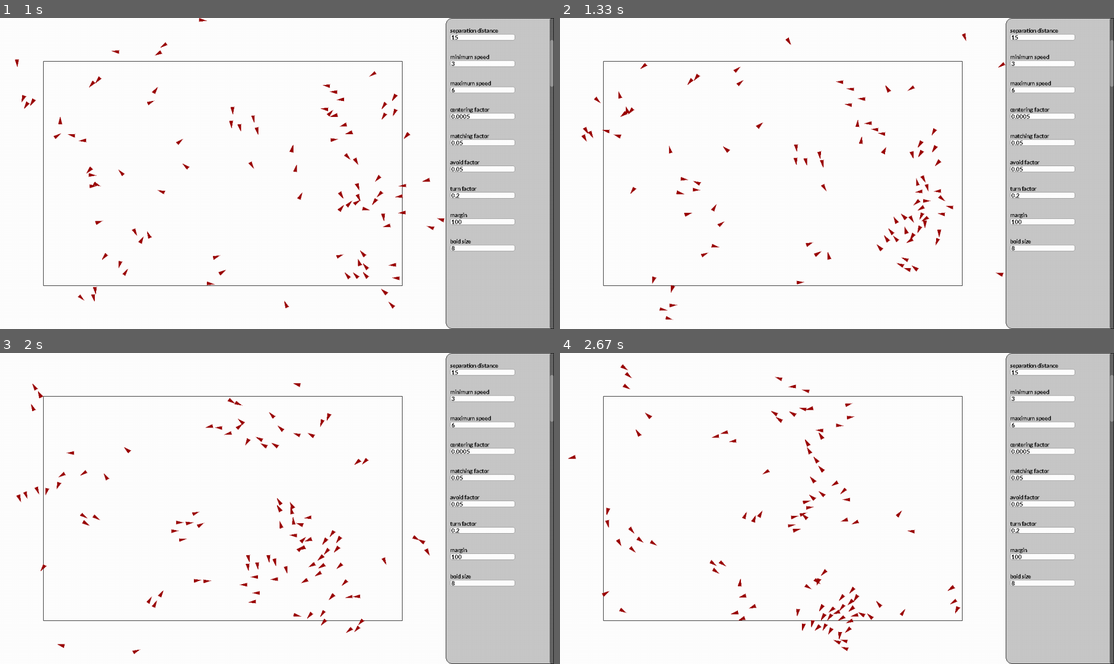
Above: before the commit, frames 1-4 (two rows, left to right).
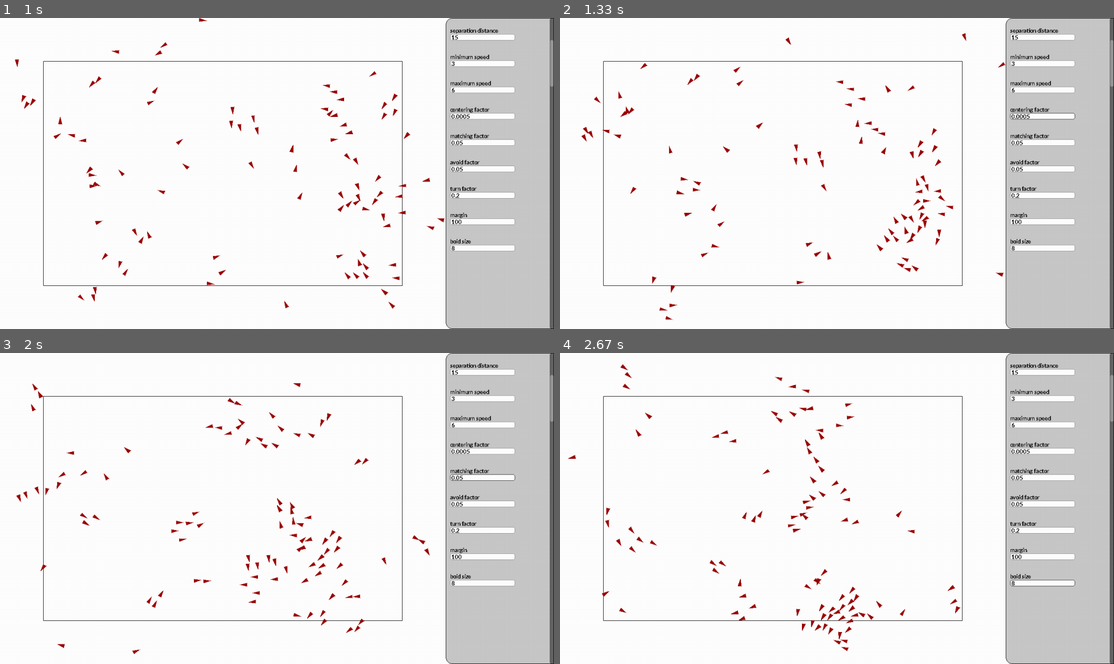
Above: after the commit, the same moments.

Repository: Peter-Vanderhyde/Boid-Simulation
Game: pygame game, started from main.py
The game is run twice, just before and just after one commit, with the same random seed, the same clock (stepped at 60 frames per second) and the same inputs.
Inputs (mouse positions are in pixels of both pictures, inside the frame that each line leads up to):
- Up to frame 1 (1 s): press the mouse at (481, 269) at 0.37 s; move the mouse to (443, 173) at 0.47 s; release the mouse at (398, 77) at 0.6 s; press the mouse at (553, 42) at 0.7 s; move the mouse to (321, 52) at 0.8 s; release the mouse at (94, 61) at 0.93 s
- Up to frame 2 (1.33 s): press the mouse at (1041, 114) at 1.03 s; move the mouse to (1030, 95) at 1.13 s; release the mouse at (1019, 73) at 1.27 s
- Up to frame 3 (2 s): press the mouse at (481, 371) at 1.37 s; move the mouse to (454, 380) at 1.47 s; release the mouse at (421, 390) at 1.6 s; press the mouse at (481, 477) at 1.7 s; move the mouse to (476, 524) at 1.8 s; release the mouse at (470, 570) at 1.93 s
- Up to frame 4 (2.67 s): press the mouse at (1041, 396) at 2.03 s; move the mouse to (969, 408) at 2.13 s; release the mouse at (897, 418) at 2.27 s; press the mouse at (1041, 583) at 2.37 s; move the mouse to (881, 517) at 2.47 s; release the mouse at (715, 449) at 2.6 s

Frame 1 is identical in both runs. In frame 2, less than 0.1% of the frame differs, in the area x 81-93%, y 30-33%; in frame 3, less than 0.1%; in frame 4, less than 0.1%.

Commit message:
Moved the event checking to the sidebar

Diff:
--- a/canvas.py
+++ b/canvas.py
@@ -21,8 +21,6 @@
 
         self.settings = settings
         self.show_circles = False
-        self.last_scroll_pos = None
-        self.selected_textbox = None
 
     def create_sidebar(self, width, margins=(0, 0)):
         self.sidebar = gui.Sidebar(self.screen, width, margins, self.settings)
@@ -34,10 +32,7 @@
         self.draw_background()
         self.draw_boids(boids)
         if self.sidebar:
-            mouse_pos = pygame.mouse.get_pos()
-            self.sidebar.draw(mouse_pos, self.last_scroll_pos)
-            if self.last_scroll_pos != None:
-                self.last_scroll_pos = mouse_pos
+            self.sidebar.draw()
 
     def draw_background(self):
         """Fills the screen with the background color and draws a square for the active area."""
@@ -85,26 +80,4 @@
                 elif event.key == pygame.K_RETURN:
                     self.show_circles = not self.show_circles # Show view circles around boids
 
-            elif event.type == pygame.MOUSEWHEEL:
-                if self.sidebar.rect.collidepoint(pygame.mouse.get_pos()):
-                    self.sidebar.scroll(event.y * 10)
-
-            elif event.type == pygame.MOUSEBUTTONDOWN:
-                mouse_pos = pygame.mouse.get_pos()
-                if self.sidebar.get_scrollbar_pos().collidepoint(mouse_pos):
-                    self.last_scroll_pos = mouse_pos
-                else:
-                    self.last_scroll_pos = None
-
-                self.selected_textbox = None
-                for prop in self.sidebar.properties:
-                    if prop.textbox.rect.collidepoint(mouse_pos):
-                        self.selected_textbox = prop
-                        prop.textbox.selected = True
-
-                for prop in self.sidebar.properties:
-                    if prop is not self.selected_textbox:
-                        prop.textbox.selected = False
-
-            elif event.type == pygame.MOUSEBUTTONUP:
-                self.last_scroll_pos = None
+            self.sidebar.check_event(event)
--- a/gui.py
+++ b/gui.py
@@ -3,17 +3,12 @@
 from vector import Vector
 
 
-class Gui:
-    def __init__(self, rect):
-        self.rect = rect
+def get_offset_rect(rect, offset_amount):
+    return pygame.Rect(rect.left + offset_amount[0], rect.top + offset_amount[1],
+                        rect.width, rect.height)
 
-    def get_offset_rect(self, offset_amount):
-        return pygame.Rect(self.rect.left + offset_amount[0], self.rect.top + offset_amount[1],
-                           self.rect.width, self.rect.height)
-
-class Text(Gui):
+class Text:
     def __init__(self, text, font_name, size, color, top_left):
-        super().__init__(rect=None)
         self.text = text
         self.font_name = font_name
         self.size = size
@@ -21,6 +16,7 @@
         self.font = pygame.font.SysFont(self.font_name, self.size, True)
         self.surf = None
         self.top_left = top_left
+        self.rect = None
         self.create_surf()
 
     def create_surf(self):
@@ -36,7 +32,7 @@
         if offset == (0, 0):
             screen.blit(self.surf, self.rect)
         else:
-            screen.blit(self.surf, self.get_offset_rect(offset))
+            screen.blit(self.surf, get_offset_rect(self.rect, offset))
 
     def set_text(self, text):
         self.text = text
@@ -44,22 +40,22 @@
             self.create_surf()
 
 
-class TextBox(Gui):
+class TextBox:
     def __init__(self, value, font_name, width, height, top_left):
-        super().__init__(rect=pygame.Rect(top_left.values(), (width, height)))
         self.value = value
         self.text = Text(str(value), font_name, height, (0, 0, 0), top_left)
         self.width = width
         self.height = height
         self.top_left = top_left
         self.selected = False
+        self.rect = pygame.Rect(top_left.values(), (width, height))
 
     def set_value(self, value):
         self.value = value
         self.text.set_text(str(value))
 
     def draw(self, screen, offset=(0, 0)):
-        rect = self.get_offset_rect(offset)
+        rect = get_offset_rect(self.rect, offset)
         pygame.draw.rect(screen, (255, 255, 255), rect, border_radius=5)
         if not self.selected:
             pygame.draw.rect(screen, (150, 150, 150), rect, 1, border_radius=5)
@@ -113,6 +109,8 @@
         self.bar_height = self.s_height
         self.scroll_speed = 1
         self.bar_rect = pygame.Rect(self.s_width - 10, 0, 10, self.bar_height)
+        self.last_scroll_pos = None
+        self.selected_textbox = None
 
     def calculate_scrollbar_props(self):
         full_height = self.rect.height
@@ -152,9 +150,11 @@
         pygame.draw.rect(self.screen, (100, 100, 100),
                          self.get_scrollbar_pos(), 1, border_radius=20)
 
-    def draw(self, curr_mouse_pos, last_mouse_pos):
-        if last_mouse_pos is not None:
-            self.scroll(last_mouse_pos[1] - curr_mouse_pos[1])
+    def draw(self):
+        if self.last_scroll_pos != None:
+            mouse_pos = pygame.mouse.get_pos()
+            self.scroll(self.last_scroll_pos[1] - mouse_pos[1])
+            self.last_scroll_pos = mouse_pos
 
         width, height = self.screen.get_size()
         pygame.draw.rect(self.screen, (200, 200, 200), (width - self.width, 0, self.width, height),
@@ -165,3 +165,27 @@
 
         self.draw_scrollbar()
         pygame.draw.rect(self.screen, (0, 0, 0), self.rect, 1, border_top_left_radius=15, border_bottom_left_radius=15)
+
+    def check_event(self, event):
+        if event.type == pygame.MOUSEWHEEL:
+            if self.rect.collidepoint(pygame.mouse.get_pos()):
+                self.scroll(event.y * 10)
+
+        elif event.type == pygame.MOUSEBUTTONDOWN:
+            if pygame.mouse.get_pressed()[0]:
+                mouse_pos = pygame.mouse.get_pos()
+                if self.get_scrollbar_pos().collidepoint(mouse_pos):
+                    self.last_scroll_pos = mouse_pos
+                else:
+                    self.last_scroll_pos = None
+
+                self.selected_textbox = None
+                for prop in self.properties:
+                    if get_offset_rect(prop.textbox.rect, (0, self.scroll_y)).collidepoint(mouse_pos):
+                        self.selected_textbox = prop
+                        prop.textbox.selected = True
+                    else:
+                        prop.textbox.selected = False
+
+        elif event.type == pygame.MOUSEBUTTONUP:
+            self.last_scroll_pos = None
